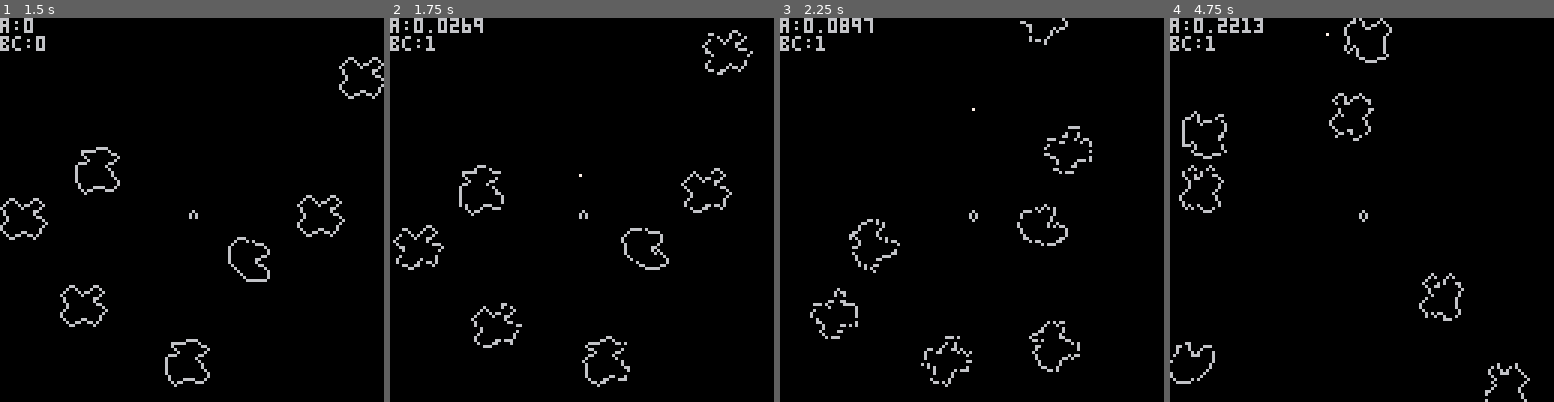
Above: before the commit, frames 1-4 (left to right).
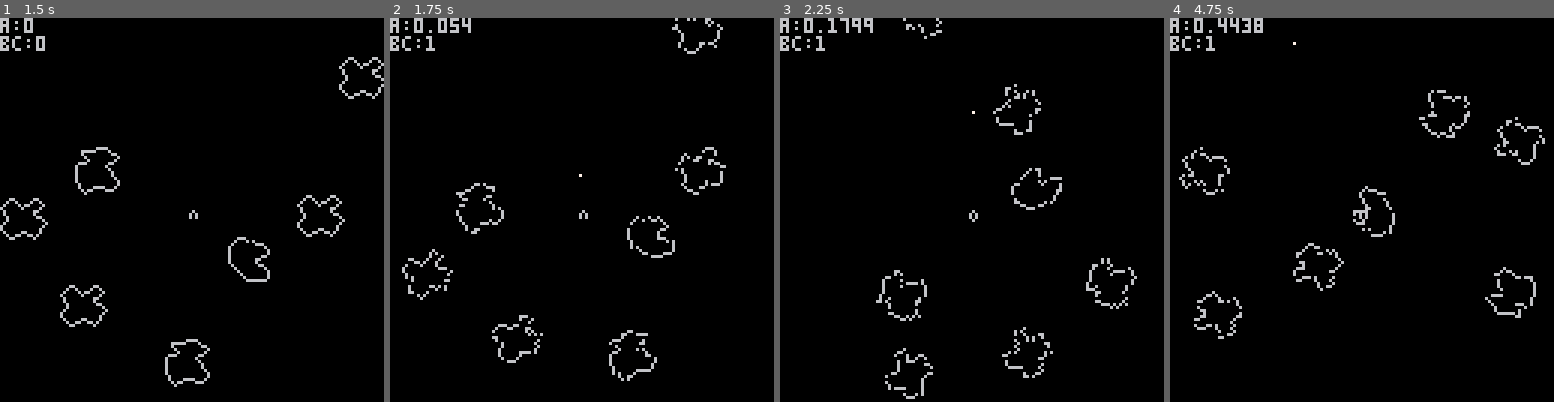
Above: after the commit, the same moments.

Repository: abemassry/sdioretsa
Game: PICO-8 cartridge sdioretsa.p8
Two runs of this game, one before a commit and one after it. Both use one fixed random seed, a clock stepped at 60 frames per second and the inputs below.
Inputs:
- Up to frame 1 (1.5 s): tap O (Z key) at 0.7 s
- Up to frame 2 (1.75 s): hold Right from 1.6 s (still down); tap O (Z key) at 1.7 s
- Up to frame 3 (2.25 s): release Right at 2.1 s; tap O (Z key) at 2.1 s; hold Up from 2.15 s (still down)
- Up to frame 4 (4.75 s): release Up at 2.42 s; hold Right 2.47-3.03 s; tap O (Z key) every 0.4 s from 2.5 to 4.5 s; hold Left 3.08-3.58 s; hold Right 4.02-4.68 s; hold Up from 4.73 s (still down)

Frame 1 is identical in both runs. In frame 2, 3.6% of the frame differs, in the area x 0-95%, y 0-97%; in frame 3, 3.6%; in frame 4, 3.8%, in the area x 0-98%, y 0-100%.

Commit message:
tweak relative speeds

Diff:
--- a/sdioretsa.p8
+++ b/sdioretsa.p8
@@ -50,6 +50,7 @@
 		speedy = 0,
 		btimer = 0,
 		init_angle = a,
+		init_thrust = thrust,
 
 		update=function(self)
 			self.btimer+=1
@@ -58,7 +59,7 @@
 				del(bullets, self)
 			end
 
-			self.oy-=4 + (thrust * .1)
+			self.oy-=4 + (self.init_thrust)
 			-- the thrust happens in the y direction but
 			-- after rotation could have an x component
 			-- it effects everything else on screen
@@ -139,17 +140,17 @@
 	if (t>60) t=0
   -- rotate left
 	if (btn(1)) then
-		a += 0.003
+		a += 0.006
 	end
 
   -- rotate right
 	if (btn(0)) then
-		a -= 0.003
+		a -= 0.006
 	end
 
   -- up is accelerate
 	if (btn(2)) then
-		thrust += .12
+		thrust += .15
 	else
 		thrust -= .02
 	end
